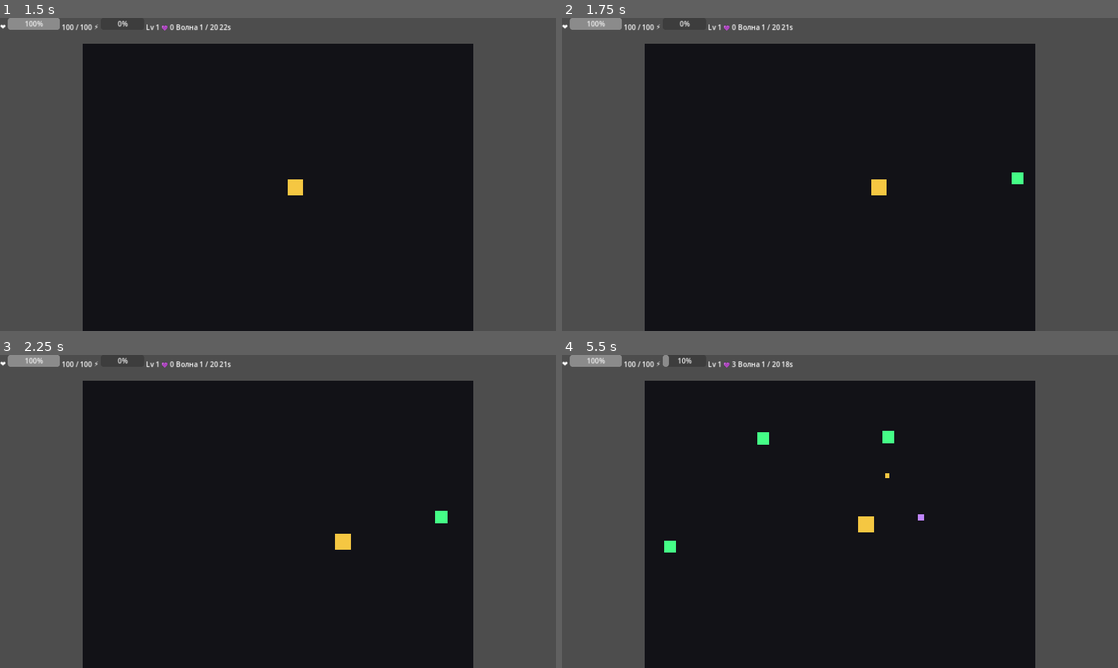
Above: before the commit, frames 1-4 (two rows, left to right).
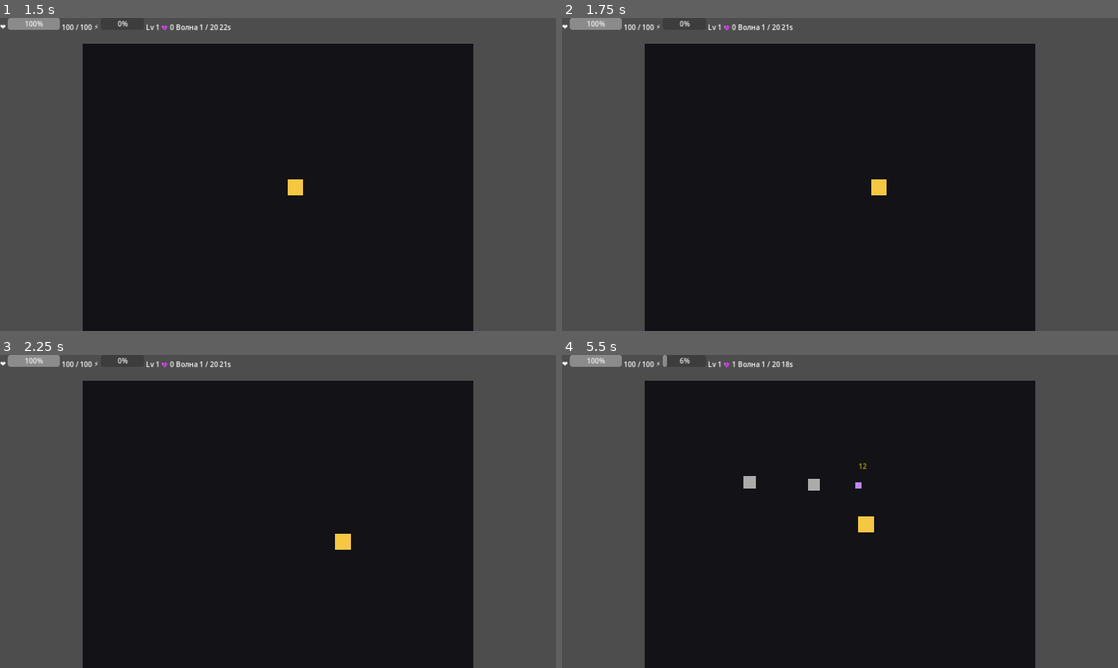
Above: after the commit, the same moments.

Repository: BLXCKBXXST/brotato-mini
Game: Godot game, scene res://scenes/Main.tscn
Two runs of this game, one before a commit and one after it. Both use one fixed random seed, a clock stepped at 60 frames per second and the inputs below.
Inputs:
- Up to frame 1 (1.5 s): click "▶ Начать игру" at 0.5 s; tap Enter at 1.25 s; hold D (move_right) from 1.28 s (still down)
- Up to frame 2 (1.75 s): keep holding D (move_right)
- Up to frame 3 (2.25 s): release D (move_right) at 2.03 s; hold S (move_down) from 2.03 s (still down)
- Up to frame 4 (5.5 s): release S (move_down) at 2.78 s; hold D (move_right) 2.78-3.53 s; hold W (move_up) 3.53-4.28 s; hold A (move_left) from 4.28 s (still down)

Frame 1 is identical in both runs. In frame 2, less than 0.1% of the frame differs, in the area x 80-83%, y 49-54%; in frame 3, less than 0.1%; in frame 4, 0.6%, in the area x 18-66%, y 0-64%.

Commit message:
feat: spawn warning indicator before enemy appears (Brotato-style)

Diff:
--- /dev/null
+++ b/scenes/SpawnWarning.tscn
@@ -0,0 +1,7 @@
+[gd_scene load_steps=2 format=3 uid="uid://spawnwarning"]
+
+[ext_resource type="Script" path="res://scripts/SpawnWarning.gd" id="1"]
+
+[node name="SpawnWarning" type="Node2D"]
+script = ExtResource("1")
+z_index = -1
--- /dev/null
+++ b/scripts/SpawnWarning.gd
@@ -0,0 +1,34 @@
+# SpawnWarning.gd
+# Мигающий круг на полу перед спавном моба
+extends Node2D
+
+const DURATION  := 0.85   # секунд до спавна
+const RADIUS    := 22.0
+const BLINK_HZ  := 7.0    # миганий в секунду
+
+var _elapsed   := 0.0
+var _color     := Color(1.0, 0.18, 0.18, 0.0)   # красный, alpha будем менять
+var _done      := false
+
+signal finished
+
+func _draw() -> void:
+	# заполненный полупрозрачный круг
+	draw_circle(Vector2.ZERO, RADIUS, _color)
+	# контур
+	var outline := _color
+	outline.a = minf(_color.a * 2.0 + 0.15, 1.0)
+	draw_arc(Vector2.ZERO, RADIUS, 0, TAU, 32, outline, 2.0)
+
+func _process(delta: float) -> void:
+	if _done:
+		return
+	_elapsed += delta
+	var t := _elapsed / DURATION          # 0 → 1
+	# альфа: вращаемся sinusoid + нарастаем к концу
+	_color.a = abs(sin(_elapsed * BLINK_HZ * PI)) * lerpf(0.35, 0.85, t)
+	queue_redraw()
+	if _elapsed >= DURATION:
+		_done = true
+		queue_free()
+		finished.emit()
--- a/scripts/WaveManager.gd
+++ b/scripts/WaveManager.gd
@@ -6,7 +6,8 @@
 @onready var spawn_timer: Timer = $SpawnTimer
 @onready var wave_timer: Timer  = $WaveTimer
 
-const ENEMY_SCENE := preload("res://scenes/Enemy.tscn")
+const ENEMY_SCENE   := preload("res://scenes/Enemy.tscn")
+const WARNING_SCENE := preload("res://scenes/SpawnWarning.tscn")
 
 const ENEMY_TYPES := [
 	{"base_hp": 18,  "hp_per_wave": 5,  "speed": 65,  "damage": 8,  "xp": 3,  "mat": 2, "color": Color(0.27, 1.0, 0.53)},
@@ -15,13 +16,16 @@
 	{"base_hp": 110, "hp_per_wave": 22, "speed": 44,  "damage": 18, "xp": 14, "mat": 10, "color": Color(1.0, 0.27, 0.27)},
 ]
 
-# Спавн строго за пределами арены, чтобы мобы входили с периметра
-const SPAWN_MARGIN := 40.0
+# Границы арены (строго внутри полотна)
+const ARENA_MIN  := Vector2(210, 80)
+const ARENA_MAX  := Vector2(1070, 710)
+# Отступ от игрока при выборе позиции спавна
+const MIN_DIST_FROM_PLAYER := 180.0
 
 var arena_rect: Rect2 = Rect2()
 
 func start_wave(rect: Rect2) -> void:
-	print("[WaveManager] start_wave, wave=", GameManager.wave, " interval=", GameManager.get_spawn_interval())
+	print("[WaveManager] start_wave, wave=", GameManager.wave)
 	arena_rect = rect
 	spawn_timer.wait_time = GameManager.get_spawn_interval()
 	spawn_timer.start()
@@ -35,33 +39,65 @@
 func _on_spawn_timer_timeout() -> void:
 	var count: int = 1 + int(float(GameManager.wave) / 6.0)
 	for i in range(count):
-		_spawn_enemy()
+		_prepare_spawn()
 
 func _on_wave_timer_timeout() -> void:
 	print("[WaveManager] wave timer done")
 	stop_wave()
 	wave_ended.emit()
 
-func _spawn_enemy() -> void:
-	var enemy := ENEMY_SCENE.instantiate()
-	get_parent().get_node("GameObjects").add_child(enemy)
+# Показываем индикатор, ждём, спавним
+func _prepare_spawn() -> void:
+	var pos := _random_arena_pos()
 
+	# создаём индикатор прямо на карте
+	var warning := WARNING_SCENE.instantiate() as Node2D
+	get_parent().get_node("GameObjects").add_child(warning)
+	warning.global_position = pos
+
+	# выбираем тип врага заранее
 	var available := ENEMY_TYPES.slice(0, 3)
 	if GameManager.wave >= 5:
 		available = ENEMY_TYPES.duplicate()
 	var t: Dictionary = available[randi() % available.size()]
 
+	# когда индикатор закончил анимацию — спавним
+	warning.finished.connect(func():
+		# если волна уже кончилась или игра не в состоянии fight — не спавним
+		if GameManager.game_state != "fight":
+			return
+		_do_spawn(pos, t)
+	)
+
+func _do_spawn(pos: Vector2, t: Dictionary) -> void:
+	var enemy := ENEMY_SCENE.instantiate()
+	get_parent().get_node("GameObjects").add_child(enemy)
 	var hp: float = float(t["base_hp"]) + float(t["hp_per_wave"]) * float(GameManager.wave)
-	enemy.setup(hp, float(t["speed"]) + float(GameManager.wave) * 2.0,
-				float(t["damage"]), int(t["xp"]), int(t["mat"]))
+	enemy.setup(
+		hp,
+		float(t["speed"]) + float(GameManager.wave) * 2.0,
+		float(t["damage"]),
+		int(t["xp"]),
+		int(t["mat"])
+	)
 	enemy.get_node("Sprite").color = t["color"]
-	enemy.global_position = _spawn_pos_on_edge()
+	enemy.global_position = pos
 
-func _spawn_pos_on_edge() -> Vector2:
-	# Спавн ровно на периметре арены, не за ней
-	var r := arena_rect
-	match randi() % 4:
-		0: return Vector2(randf_range(r.position.x, r.end.x), r.position.y + SPAWN_MARGIN)
-		1: return Vector2(r.end.x   - SPAWN_MARGIN, randf_range(r.position.y, r.end.y))
-		2: return Vector2(randf_range(r.position.x, r.end.x), r.end.y   - SPAWN_MARGIN)
-		_: return Vector2(r.position.x + SPAWN_MARGIN, randf_range(r.position.y, r.end.y))
+# Случайная позиция внутри арены, не ближе MIN_DIST_FROM_PLAYER от игрока
+func _random_arena_pos() -> Vector2:
+	var player := get_tree().get_first_node_in_group("player") as Node2D
+	var player_pos := Vector2(640, 360) if player == null else player.global_position
+
+	for _attempt in range(20):
+		var pos := Vector2(
+			randf_range(ARENA_MIN.x + 30, ARENA_MAX.x - 30),
+			randf_range(ARENA_MIN.y + 30, ARENA_MAX.y - 30)
+		)
+		if pos.distance_to(player_pos) >= MIN_DIST_FROM_PLAYER:
+			return pos
+
+	# fallback: если 20 попыток не дали результат — берём любую
+	return Vector2(
+		randf_range(ARENA_MIN.x + 30, ARENA_MAX.x - 30),
+		randf_range(ARENA_MIN.y + 30, ARENA_MAX.y - 30)
+	)
